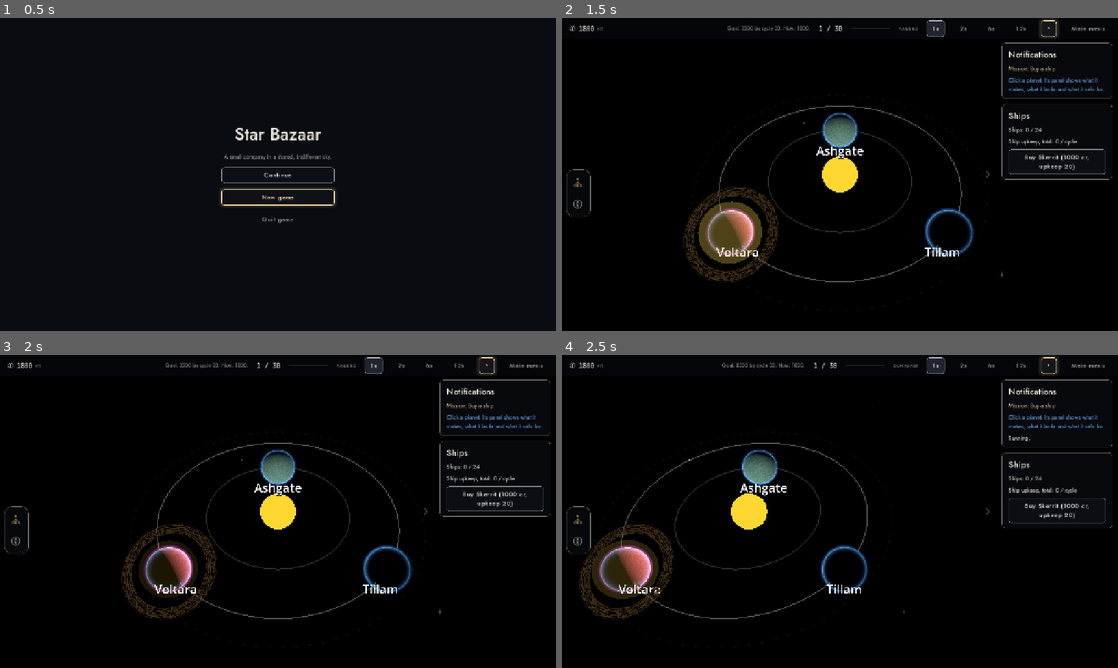
Above: before the commit, frames 1-4 (two rows, left to right).
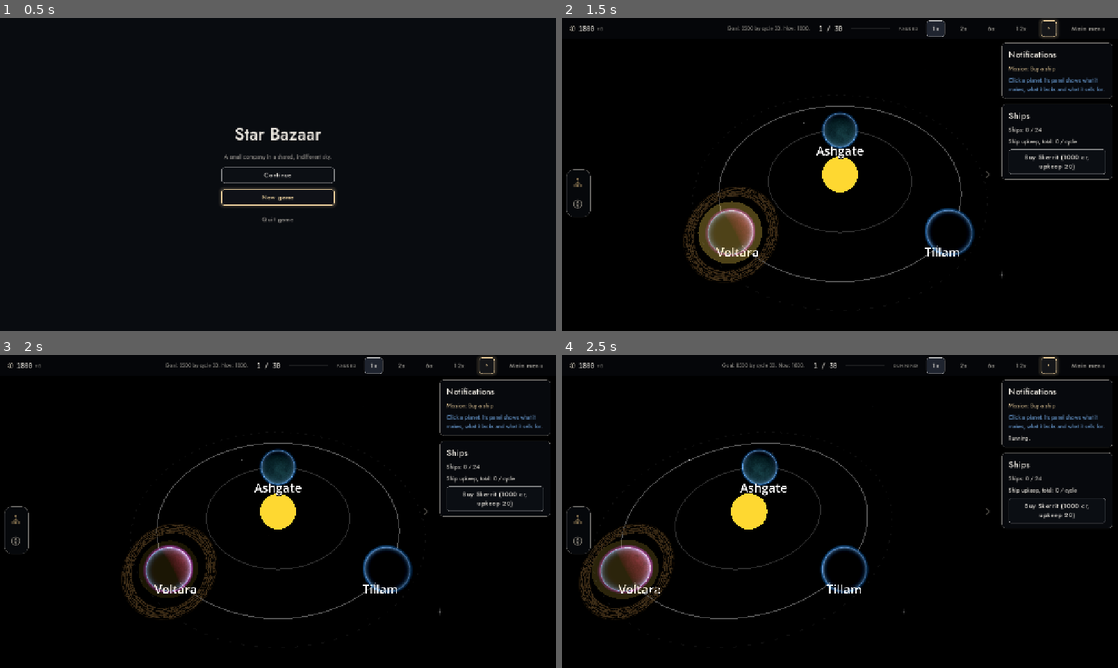
Above: after the commit, the same moments.

Repository: Veltrynox/star-bazaar
Game: Godot game, scene res://game/main_menu.tscn
Two runs of this game, one before a commit and one after it. Both use one fixed random seed, a clock stepped at 60 frames per second and the inputs below.
Inputs (mouse positions are in pixels of both pictures, inside the frame that each line leads up to):
- Up to frame 1 (0.5 s): no input
- Up to frame 2 (1.5 s): click "New game" at 0.5 s; click "Begin" at 1.25 s
- Up to frame 3 (2 s): no input
- Up to frame 4 (2.5 s): tap A at 2 s; move the mouse to (962, 495) at 2.02 s; hold D from 2.03 s (still down); tap G at 2.1 s; click (962, 495) at 2.17 s; tap Space at 2.27 s

Frame 1 is identical in both runs. In frame 2, 0.8% of the frame differs, in the area x 29-53%, y 32-74%; in frame 3, 0.8%; in frame 4, 0.9%, in the area x 10-39%, y 32-74%.

Commit message:
Code: point the planet, route and export filter at the renamed assets
- art/planet_fx/planet_sphere.gd: SURFACE_TEXTURES uses planet_surface_01.jpg
- game/route_line.gd: runtime format route_arrow_%s.png (was arrow_%s.png under assets/route); comment updated
- export_presets.cfg: exclude assets/model_* so the corvette stays out of builds as before (was assets/star_bazaar_*)

Diff:
--- a/art/planet_fx/planet_sphere.gd
+++ b/art/planet_fx/planet_sphere.gd
@@ -10,7 +10,7 @@
 
 ## Surface textures, one entry each (greyscale equirectangular). The first entry is the default.
 ## Index rule: texture_index_for_id(planet_id) = FNV hash of the id (seed 3) times the list size, so the same id always gets the same texture.
-const SURFACE_TEXTURES := ["res://art/planet_fx/planet_1.jpg"]
+const SURFACE_TEXTURES := ["res://art/planet_fx/planet_surface_01.jpg"]
 ## Fine grain map for the city specks and the streak layer.
 const FINE_TEXTURE := "res://art/planet_fx/planet_sphere_tone.png"
 
--- a/game/route_line.gd
+++ b/game/route_line.gd
@@ -1,5 +1,5 @@
 extends MeshInstance3D
-## T68: route drawn as a straight camera-facing arrow (assets/route/arrow_tail|mid|head.png, 198 px tall, one whole
+## T68: route drawn as a straight camera-facing arrow (assets/route/route_arrow_tail|mid|head.png, 198 px tall, one whole
 ## arrow pointing right: tail at the source, tiled mid, head at the destination). A one-way route draws one arrow
 ## over the full line; when the opposite direction also exists (`half`), each arrow covers only its half of the line
 ## (source end to the middle) and they meet in the middle. A brightness/alpha wave travels source to destination;
@@ -71,7 +71,7 @@
 		_shader = Shader.new()
 		_shader.code = SHADER_CODE
 		for n in ["tail", "mid", "head"]:
-			_textures.append(load("res://assets/route/arrow_%s.png" % n))
+			_textures.append(load("res://assets/route/route_arrow_%s.png" % n))
 	cast_shadow = GeometryInstance3D.SHADOW_CASTING_SETTING_OFF
 	extra_cull_margin = 2.0
 	var dir := (pos_b - pos_a).normalized()
Not shown, changed: export_presets.cfg
